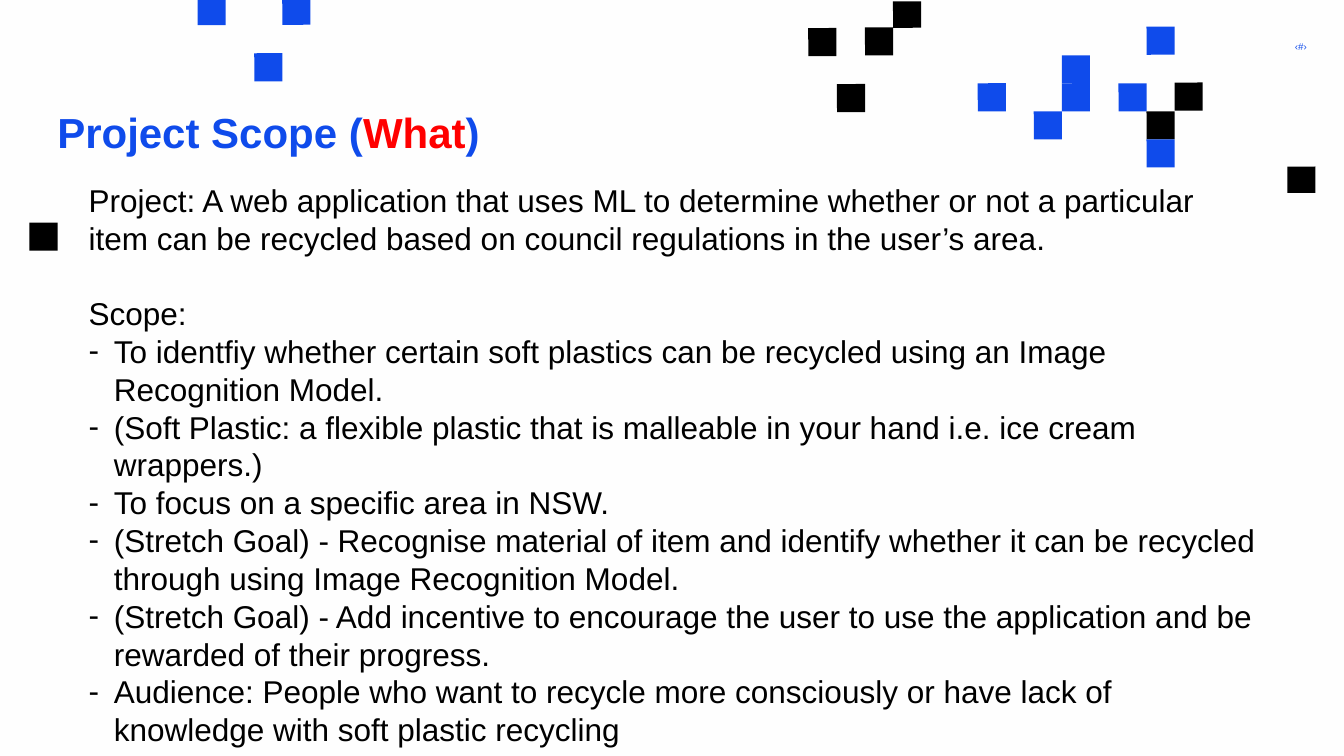
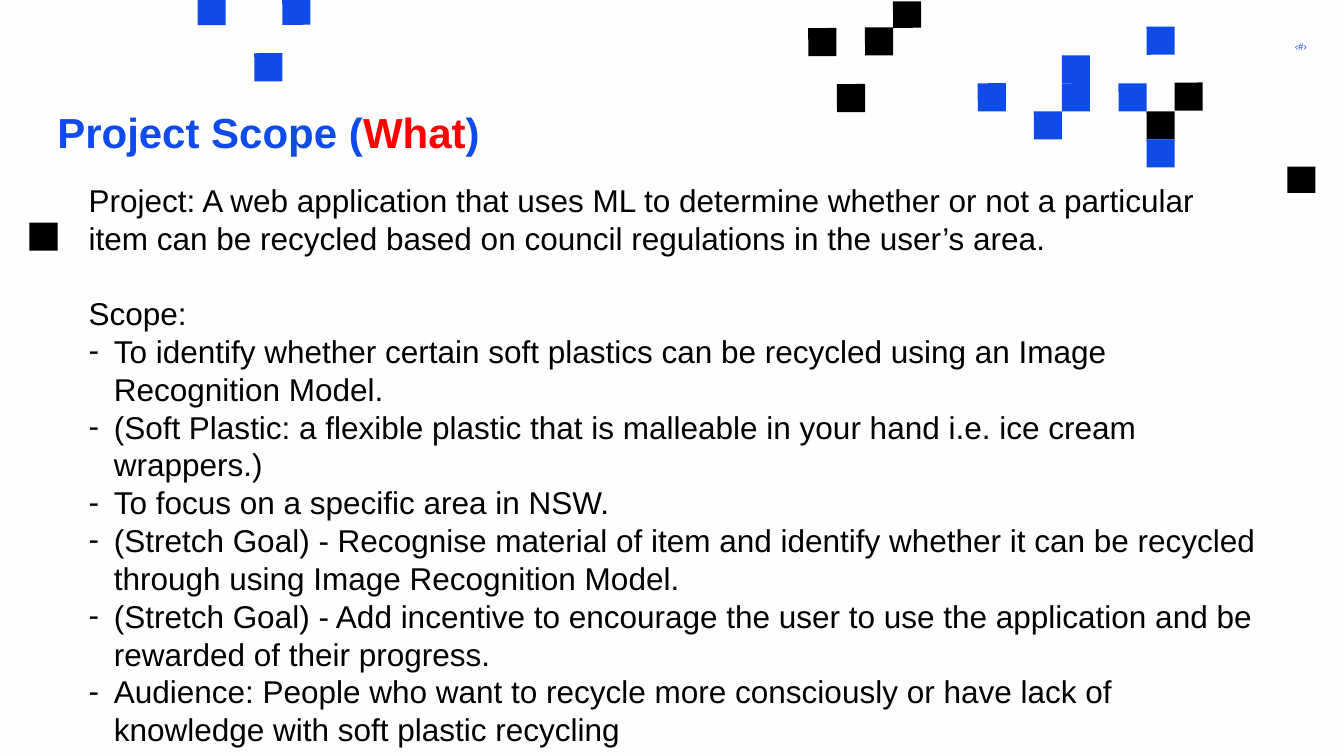
Before and after one commit to rupali-p/recycling-app, a slide deck: slide 1 of administration/Clodagh/Week 5 - Sprint 1 - 06:09:23/Clodagh Project Scope Slide.pptx. Drawn at 1344x756 pixels with LibreOffice and Linux fonts; fonts in the diff are those of the drawing. Boxes give left, top, right and bottom in pixels: in the first picture for what was removed or moved away, otherwise in the second. Text is boxed around its words. In the diff, an @@ line names an element or a change of style, - is before the commit and + after.

Commit message:
typo fix in slide

```diff
--- a/administration/Clodagh/Week 5 - Sprint 1 - 06:09:23/Clodagh Project Scope Slide.pptx
+++ b/administration/Clodagh/Week 5 - Sprint 1 - 06:09:23/Clodagh Project Scope Slide.pptx
@@ text at [114,340,1107,407]: text changed @@
-– To identfiy whether certain soft plastics can be recycled using an Image Recognition Model.
+– To identify whether certain soft plastics can be recycled using an Image Recognition Model.
```
